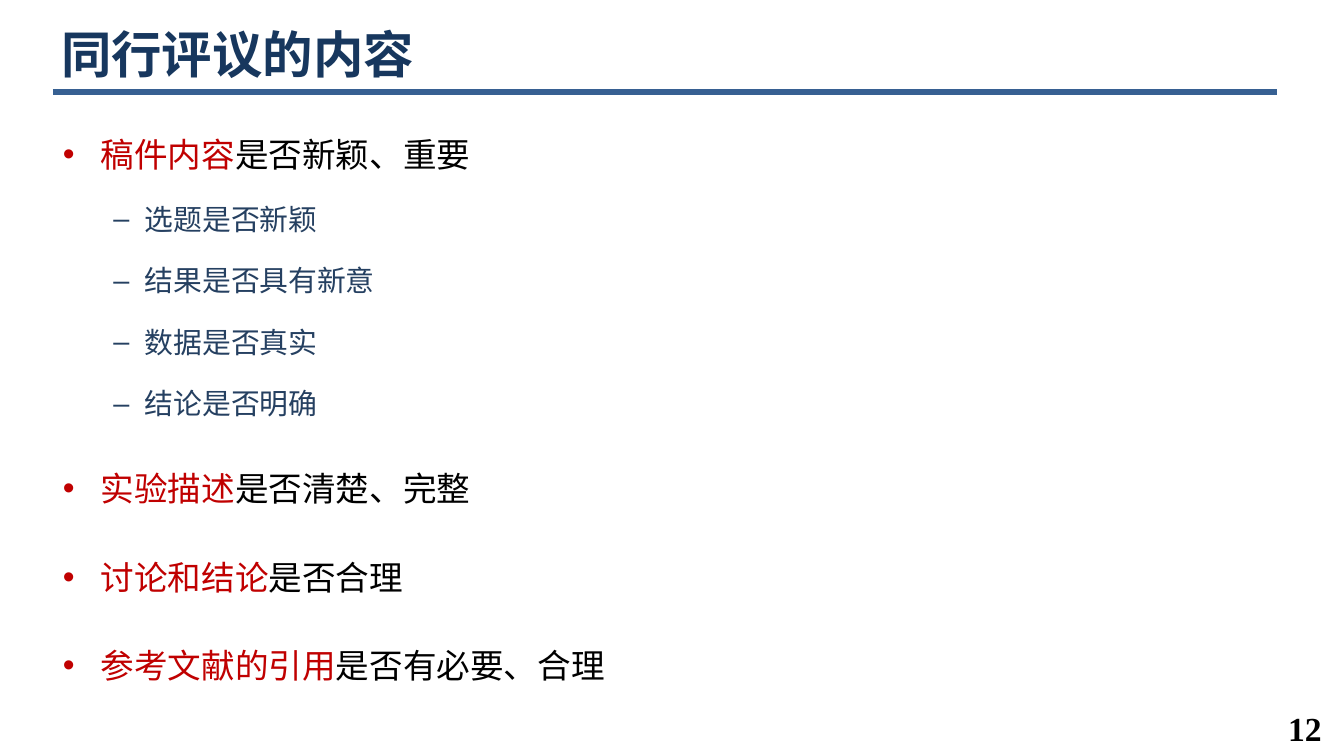
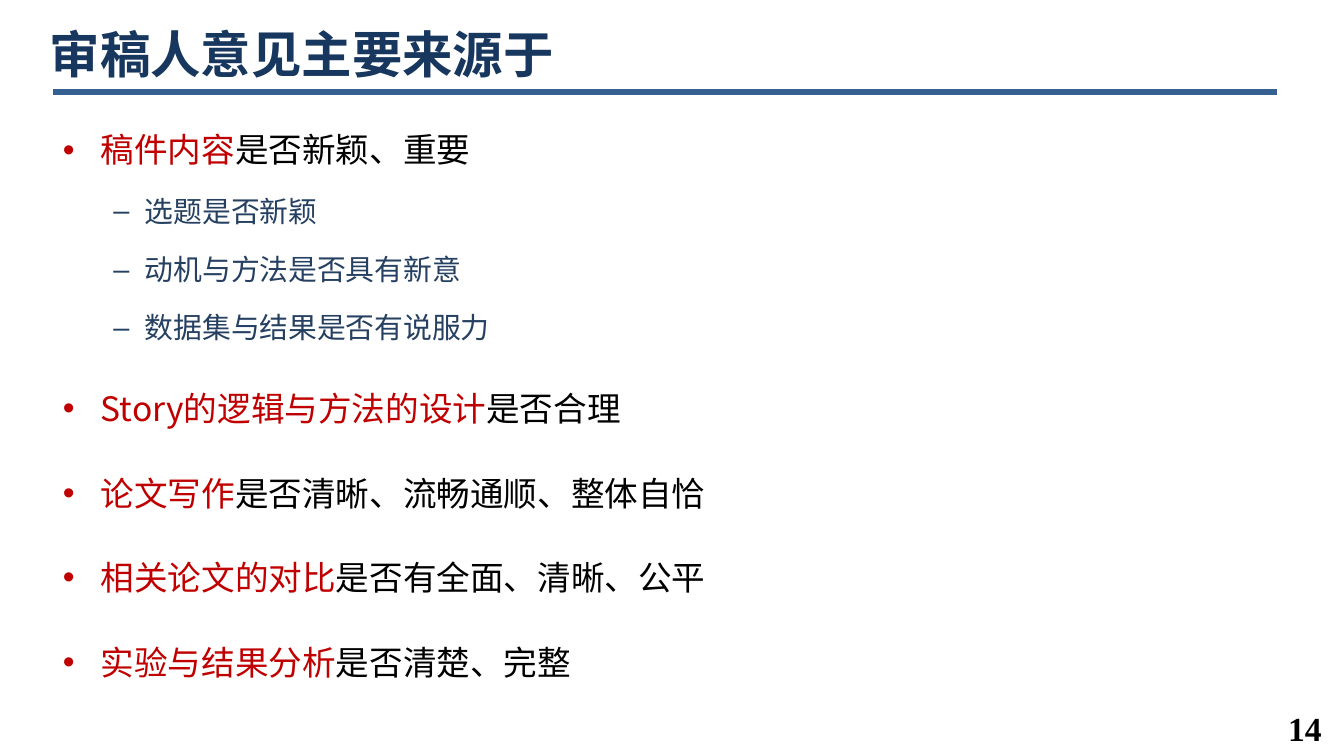
Before and after one commit to minghchen/cs_research_guide, a slide deck: slide 14 of hdu_course_ppt/第5讲. 论文投稿与Rebuttal.pptx (slide 12 before the commit). Drawn at 1344x756 pixels with LibreOffice and Linux fonts; fonts in the diff are those of the drawing; background and template pictures are left out. Boxes give left, top, right and bottom in pixels: in the first picture for what was removed or moved away, otherwise in the second. Text is boxed around its words. In the diff, an @@ line names an element or a change of style, - is before the commit and + after.

```diff
--- a/hdu_course_ppt/第5讲. 论文投稿与Rebuttal.pptx
+++ b/hdu_course_ppt/第5讲. 论文投稿与Rebuttal.pptx
@@ title at (50, 29, 554, 78): text changed @@
-同行评议的内容
+审稿人意见主要来源于
@@ text at (101, 133, 471, 225): line spacing 1.7 to 1.6 @@
@@ text at (101, 255, 706, 678): text changed; text colour #254061 to #000000 @@
-  – 结果是否具有新意
-  – 数据是否真实
-  – 结论是否明确
-• 实验描述是否清楚、完整
-• 讨论和结论是否合理
-• 参考文献的引用是否有必要、合理
+  – 动机与方法是否具有新意
+  – 数据集与结果是否有说服力
+• Story的逻辑与方法的设计是否合理
+• 论文写作是否清晰、流畅通顺、整体自恰
+• 相关论文的对比是否有全面、清晰、公平
+• 实验与结果分析是否清楚、完整
@@ page number at (1288, 718, 1322, 741): text changed @@
-12
+14
```
Also in this commit, not shown: 4 other slides changed, 24 slides added, 2 slides removed, 2 other files.
